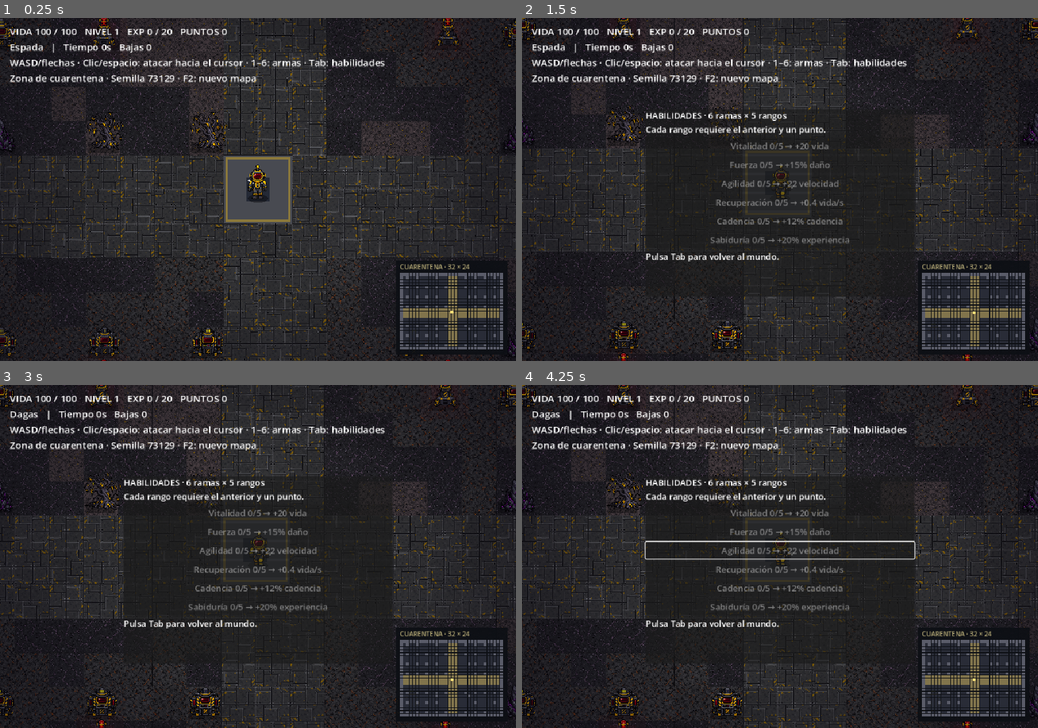
Above: before the commit, frames 1-4 (two rows, left to right).
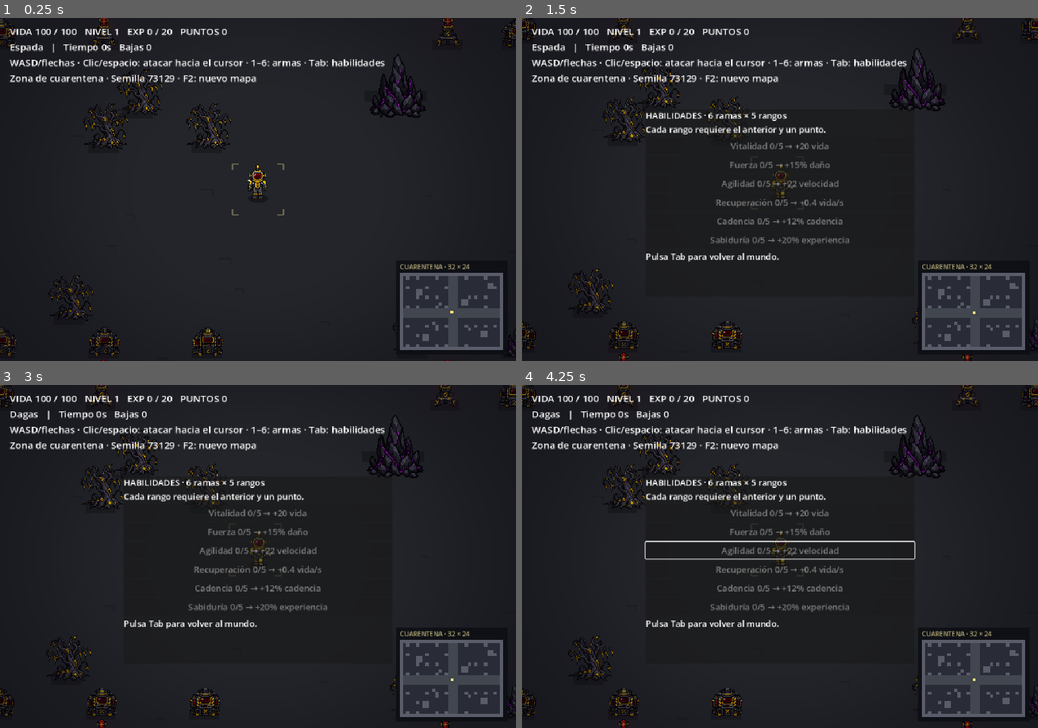
Above: after the commit, the same moments.

Repository: LikoKriko/Godotgame1
Game: Godot game, scene res://scenes/main.tscn
The game is run twice, just before and just after one commit, with the same random seed, the same clock (stepped at 60 frames per second) and the same inputs.
Inputs (mouse positions are in pixels of both pictures, inside the frame that each line leads up to):
- Up to frame 1 (0.25 s): no input
- Up to frame 2 (1.5 s): tap Enter at 0.5 s; move the mouse to (893, 172) at 0.52 s; hold D 0.53-1.28 s; tap Tab at 0.6 s; click (893, 172) at 0.67 s; tap Space at 0.77, 1.25 s; move the mouse to (676, 206) at 1.27 s; hold S from 1.28 s (still down); tap R at 1.35 s
- Up to frame 3 (3 s): tap Space at 1.52, 2.75 s; tap Enter at 2 s; move the mouse to (309, 481) at 2.02 s; release S at 2.03 s; hold D 2.03-2.78 s; tap 1 at 2.1 s; move the mouse to (232, 625) at 2.77 s; hold W from 2.78 s (still down); tap 6 at 2.85 s; click (232, 625) at 2.92 s
- Up to frame 4 (4.25 s): tap Space at 3.02, 3.77 s; tap Enter at 3.5 s; move the mouse to (934, 607) at 3.52 s; release W at 3.53 s; hold A from 3.53 s (still down); tap Tab at 3.6 s

The runs differ from the first frame. In frame 1, 16% of the frame differs, in the area x 0-100%, y 0-100%; in frame 2, 10%; in frame 3, 10%; in frame 4, 10%.

Commit message:
Simplify continuous ground and add larger trees and rock obstacles

Diff:
--- a/scripts/main.gd
+++ b/scripts/main.gd
@@ -153,7 +153,7 @@
 		skills_open = not skills_open
 	if event.keycode == KEY_F2:
 		world.generate(world.seed_value + 1)
-		world_view.queue_redraw()
+		world_view.refresh_ground()
 		restart()
 	if event.keycode == KEY_R and dead:
 		restart()
--- a/scripts/test_world.gd
+++ b/scripts/test_world.gd
@@ -9,6 +9,7 @@
 var terrain := FastNoiseLite.new()
 var cells: Dictionary = {}
 var props: Dictionary = {}
+var large_rocks: Dictionary = {}
 var reachable: Array[Vector2i] = []
 var bounds := Rect2(Vector2(FIRST * TILE), Vector2(SIZE * TILE))
 
@@ -20,6 +21,7 @@
 	rng.seed = new_seed
 	cells.clear()
 	props.clear()
+	large_rocks.clear()
 	reachable.clear()
 	for y in range(FIRST.y, FIRST.y + SIZE.y):
 		for x in range(FIRST.x, FIRST.x + SIZE.x):
@@ -28,10 +30,28 @@
 			var road := absi(x) <= 1 or absi(y) <= 1
 			var zone := biome_at(cell)
 			var blocked := border
-			if not road and not border and posmod(x, 3) == 1 and posmod(y, 3) == 1 and rng.randf() < 0.8:
+			if not road and not border and posmod(x, 3) == 1 and posmod(y, 3) == 1 and rng.randf() < 0.5:
 				blocked = true
 				props[cell] = zone
 			cells[cell] = {"zone": zone, "blocked": blocked, "road": road, "variant": rng.randi_range(0, 7)}
+	# Several large rocks, each with a matching 2x2 collision footprint.
+	var rock_anchors: Array[Vector2i] = [Vector2i(3, -4)]
+	for quadrant in [Vector2i(-1, -1), Vector2i(1, -1), Vector2i(-1, 1), Vector2i(1, 1)]:
+		var x := rng.randi_range(-13, -8) if quadrant.x < 0 else rng.randi_range(7, 11)
+		var y := rng.randi_range(-9, -7) if quadrant.y < 0 else rng.randi_range(6, 8)
+		rock_anchors.append(Vector2i(x, y))
+	for anchor in rock_anchors:
+		large_rocks[anchor] = true
+		for y in 2:
+			for x in 2:
+				var occupied := anchor + Vector2i(x, y)
+				props.erase(occupied)
+				cells[occupied]["blocked"] = true
+		props[anchor] = 1
+	# Visible dead trees close enough to inspect from the starting area.
+	for cell in [Vector2i(-4, -3), Vector2i(-6, 3), Vector2i(4, 4)]:
+		props[cell] = 2
+		cells[cell]["blocked"] = true
 	# Warning beacons are collision props away from the safe central pad.
 	for cell in [Vector2i(-5, -5), Vector2i(5, -5), Vector2i(-5, 5), Vector2i(5, 5)]:
 		props[cell] = 3
--- a/scripts/world_minimap.gd
+++ b/scripts/world_minimap.gd
@@ -11,7 +11,7 @@
 		var data: Dictionary = world.cells[cell]
 		var color := Color("5a5c69") if data["blocked"] else Color("292c37")
 		if data["road"] and not data["blocked"]:
-			color = Color("81744c")
-		draw_rect(Rect2(Vector2(cell - world.FIRST) * 6, Vector2(5, 5)), color)
+			color = Color("41464f")
+		draw_rect(Rect2(Vector2(cell - world.FIRST) * 6, Vector2(6, 6)), color)
 	var point: Vector2 = (player - world.bounds.position) / world.TILE * 6
 	draw_rect(Rect2(point - Vector2(2, 2), Vector2(5, 5)), Color("ffe078"))
--- a/scripts/world_view.gd
+++ b/scripts/world_view.gd
@@ -1,9 +1,11 @@
 extends Node2D
 const PROP_SHEET = preload("res://assets/environment/quarantine_props.png")
-const FLOOR_SHEET = preload("res://assets/environment/quarantine_floors.png")
+const GROUND_SHADER = preload("res://shaders/quarantine_ground.gdshader")
 var world
 var prop_textures: Array[AtlasTexture] = []
-var floor_textures: Array[AtlasTexture] = []
+var ground: Polygon2D
+var ground_material: ShaderMaterial
+var scuffs: Array[PackedVector2Array] = []
 
 func configure(map) -> void:
 	world = map
@@ -18,49 +20,60 @@
 		atlas.atlas = PROP_SHEET
 		atlas.region = Rect2(cell.position + used.position, used.size)
 		prop_textures.append(atlas)
-	var floor_half := Vector2i(FLOOR_SHEET.get_width() / 2, FLOOR_SHEET.get_height() / 2)
-	for i in 4:
-		var texture := AtlasTexture.new()
-		texture.atlas = FLOOR_SHEET
-		texture.region = Rect2(Vector2i(i % 2, i / 2) * floor_half, floor_half)
-		floor_textures.append(texture)
+	ground = Polygon2D.new()
+	ground.z_index = -1
+	ground.polygon = PackedVector2Array([world.bounds.position, Vector2(world.bounds.end.x, world.bounds.position.y), world.bounds.end, Vector2(world.bounds.position.x, world.bounds.end.y)])
+	ground.uv = PackedVector2Array([Vector2.ZERO, Vector2(1, 0), Vector2.ONE, Vector2(0, 1)])
+	ground_material = ShaderMaterial.new()
+	ground_material.shader = GROUND_SHADER
+	ground_material.set_shader_parameter("map_size", world.bounds.size)
+	ground_material.set_shader_parameter("map_origin", world.bounds.position)
+	ground.material = ground_material
+	add_child(ground)
+	refresh_ground()
+	queue_redraw()
+
+func refresh_ground() -> void:
+	ground_material.set_shader_parameter("map_seed", float(world.seed_value))
+	var rng := RandomNumberGenerator.new()
+	rng.seed = world.seed_value
+	scuffs.clear()
+	for i in 32:
+		var start := Vector2(rng.randf_range(world.bounds.position.x + 100, world.bounds.end.x - 100), rng.randf_range(world.bounds.position.y + 100, world.bounds.end.y - 100)).snapped(Vector2(3, 3))
+		if start.length() < 100:
+			continue
+		var middle := start + Vector2(rng.randi_range(3, 8) * 3, 0)
+		var end := middle + Vector2(0, rng.randi_range(2, 4) * 3)
+		scuffs.append(PackedVector2Array([start, middle, end]))
 	queue_redraw()
 
 func _draw() -> void:
 	if world == null:
 		return
-	draw_rect(world.bounds.grow(2000), Color("101219"))
-	for cell in world.cells:
-		var data: Dictionary = world.cells[cell]
-		var origin := Vector2(cell * world.TILE)
-		var rect := Rect2(origin, Vector2(64, 64))
-		var is_border: bool = cell.x == world.FIRST.x or cell.x == world.FIRST.x + world.SIZE.x - 1 or cell.y == world.FIRST.y or cell.y == world.FIRST.y + world.SIZE.y - 1
-		if is_border:
-			draw_rect(rect, Color("191d26"))
-			draw_rect(Rect2(origin + Vector2(4, 4), Vector2(56, 44)), Color("424652"))
-			draw_rect(Rect2(origin + Vector2(4, 48), Vector2(56, 10)), Color("242832"))
-			draw_rect(Rect2(origin + Vector2(8, 8), Vector2(48, 3)), Color("61616a"))
-			for i in 4:
-				draw_rect(Rect2(origin + Vector2(8 + i * 12, 52), Vector2(6, 4)), Color("b89a45"))
-			continue
-		var tile: int = 3 if data["road"] else data["zone"]
-		var variant: int = data["variant"]
-		var shade := 0.82 + variant * 0.015
-		draw_set_transform(origin + Vector2(32, 32), (variant % 4) * PI / 2)
-		draw_texture_rect(floor_textures[tile], Rect2(-32, -32, 64, 64), false, Color(shade, shade, shade))
-		draw_set_transform(Vector2.ZERO)
-	# Central landing platform; clear space, readable yellow industrial accents.
-	draw_rect(Rect2(-64, -64, 128, 128), Color("484a51"))
-	draw_rect(Rect2(-58, -58, 116, 116), Color("8c793b"), false, 4)
-	draw_rect(Rect2(-22, -22, 44, 44), Color("242935"))
+	# Four continuous wall strips; the ground never exposes the navigation grid.
+	var edge: Rect2 = world.bounds
+	draw_rect(Rect2(edge.position, Vector2(edge.size.x, 64)), Color("363942"))
+	draw_rect(Rect2(edge.position + Vector2(0, edge.size.y - 64), Vector2(edge.size.x, 64)), Color("363942"))
+	draw_rect(Rect2(edge.position, Vector2(64, edge.size.y)), Color("363942"))
+	draw_rect(Rect2(edge.position + Vector2(edge.size.x - 64, 0), Vector2(64, edge.size.y)), Color("363942"))
+	draw_rect(edge.grow(-64), Color("181b22"), false, 4)
+	for scuff in scuffs:
+		draw_polyline(scuff, Color("1d2026"), 3, false)
+	# Small landing-pad corner marks instead of a contrasting square tile.
+	for corner in [Vector2(-48, -48), Vector2(48, -48), Vector2(-48, 48), Vector2(48, 48)]:
+		var inward: Vector2 = -corner.sign()
+		draw_line(corner, corner + Vector2(inward.x * 12, 0), Color("65604b"), 3)
+		draw_line(corner, corner + Vector2(0, inward.y * 12), Color("65604b"), 3)
 	for cell in world.props:
 		var kind: int = world.props[cell]
-		var center: Vector2 = world.center(cell)
+		var large: bool = world.large_rocks.has(cell)
+		var center: Vector2 = world.center(cell) + (Vector2(32, 32) if large else Vector2.ZERO)
 		if kind == 3:
-			draw_rect(Rect2(center - Vector2(44, 44), Vector2(88, 88)), Color(0.75, 0.04, 0.08, 0.035))
-			draw_rect(Rect2(center - Vector2(24, 24), Vector2(48, 48)), Color(0.8, 0.06, 0.09, 0.06))
-		draw_rect(Rect2(center + Vector2(-28, 8), Vector2(56, 20)), Color(0, 0, 0, 0.32))
+			draw_rect(Rect2(center - Vector2(44, 44), Vector2(88, 88)), Color(0.5, 0.08, 0.09, 0.025))
+			draw_rect(Rect2(center - Vector2(24, 24), Vector2(48, 48)), Color(0.5, 0.08, 0.09, 0.04))
+		var shadow_width := 116.0 if large else 56.0
+		draw_rect(Rect2(center + Vector2(-shadow_width / 2, 8), Vector2(shadow_width, 20)), Color(0, 0, 0, 0.25))
 		var texture := prop_textures[kind]
-		var width := 64.0 if kind != 2 else 76.0
-		var height := minf(88.0, width * texture.get_height() / texture.get_width())
-		draw_texture_rect(texture, Rect2(center + Vector2(-width / 2, 26 - height), Vector2(width, height)), false)
+		var width := 124.0 if large else (92.0 if kind == 2 else 64.0)
+		var height := minf(144.0, width * texture.get_height() / texture.get_width())
+		draw_texture_rect(texture, Rect2(center + Vector2(-width / 2, (60 if large else 26) - height), Vector2(width, height)), false, Color(0.78, 0.78, 0.78))
--- /dev/null
+++ b/shaders/quarantine_ground.gdshader
@@ -0,0 +1,27 @@
+shader_type canvas_item;
+render_mode unshaded;
+
+uniform vec2 map_size = vec2(2048.0, 1536.0);
+uniform vec2 map_origin = vec2(-1024.0, -768.0);
+uniform float map_seed = 73129.0;
+
+float hash(vec2 position) {
+	return fract(sin(dot(position, vec2(127.1, 311.7)) + map_seed * 0.013) * 43758.5453);
+}
+
+float smooth_noise(vec2 position) {
+	vec2 cell = floor(position);
+	vec2 blend = fract(position);
+	blend = blend * blend * (3.0 - 2.0 * blend);
+	return mix(mix(hash(cell), hash(cell + vec2(1.0, 0.0)), blend.x),
+		mix(hash(cell + vec2(0.0, 1.0)), hash(cell + vec2(1.0, 1.0)), blend.x), blend.y);
+}
+
+void fragment() {
+	// World-space detail spans the entire yard, independent of collision cells.
+	vec2 position = floor((UV * map_size + map_origin) / 3.0) * 3.0;
+	float dust = (smooth_noise(position / 230.0) - 0.5) * 0.018;
+	float grain = (hash(floor(position / 3.0)) - 0.5) * 0.006;
+	vec3 charcoal = vec3(0.135, 0.143, 0.162);
+	COLOR = vec4(charcoal + vec3(dust + grain), 1.0);
+}
--- a/tests/world.gd
+++ b/tests/world.gd
@@ -20,6 +20,12 @@
 		map.generate(seed_value)
 		require(map.cells.size() == 32 * 24, "Finite 32x24 map")
 		require(map.walkable(Vector2.ZERO), "Safe spawn")
+		require(map.large_rocks.size() == 5, "Five large rocks per map")
+		for anchor in map.large_rocks:
+			for y in 2:
+				for x in 2:
+					require(not map.walkable(map.center(anchor + Vector2i(x, y))), "Large-rock collision covers its entire footprint")
+		require(map.props[Vector2i(-4, -3)] == 2, "Tree near starting area")
 		var snapshot: Dictionary = map.cells.duplicate(true)
 		map.generate(seed_value)
 		require(snapshot == map.cells, "Repeatable seed")
@@ -64,5 +70,6 @@
 	game._unhandled_key_input(input)
 	require(game.world.seed_value == 73130 and game.player == Vector2.ZERO, "F2 generates and resets run")
 	require(game.minimap.world == game.world, "Minimap uses active map")
+	require(game.world_view.ground_material.get_shader_parameter("map_seed") == 73130.0, "Ground follows regenerated seed")
 	print("PASS: %d world checks across 20 seeds, connectivity, boundaries, enemy routes, regeneration" % checks)
 	quit(0)
Not shown, added: shaders/quarantine_ground.gdshader.uid
Not shown, changed: README.md
